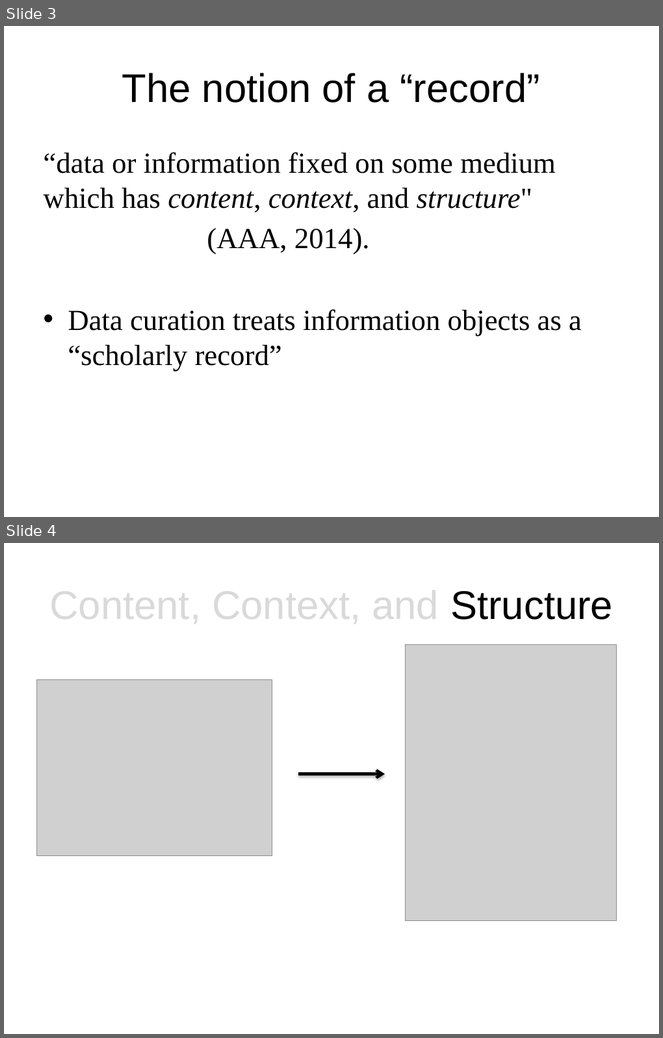
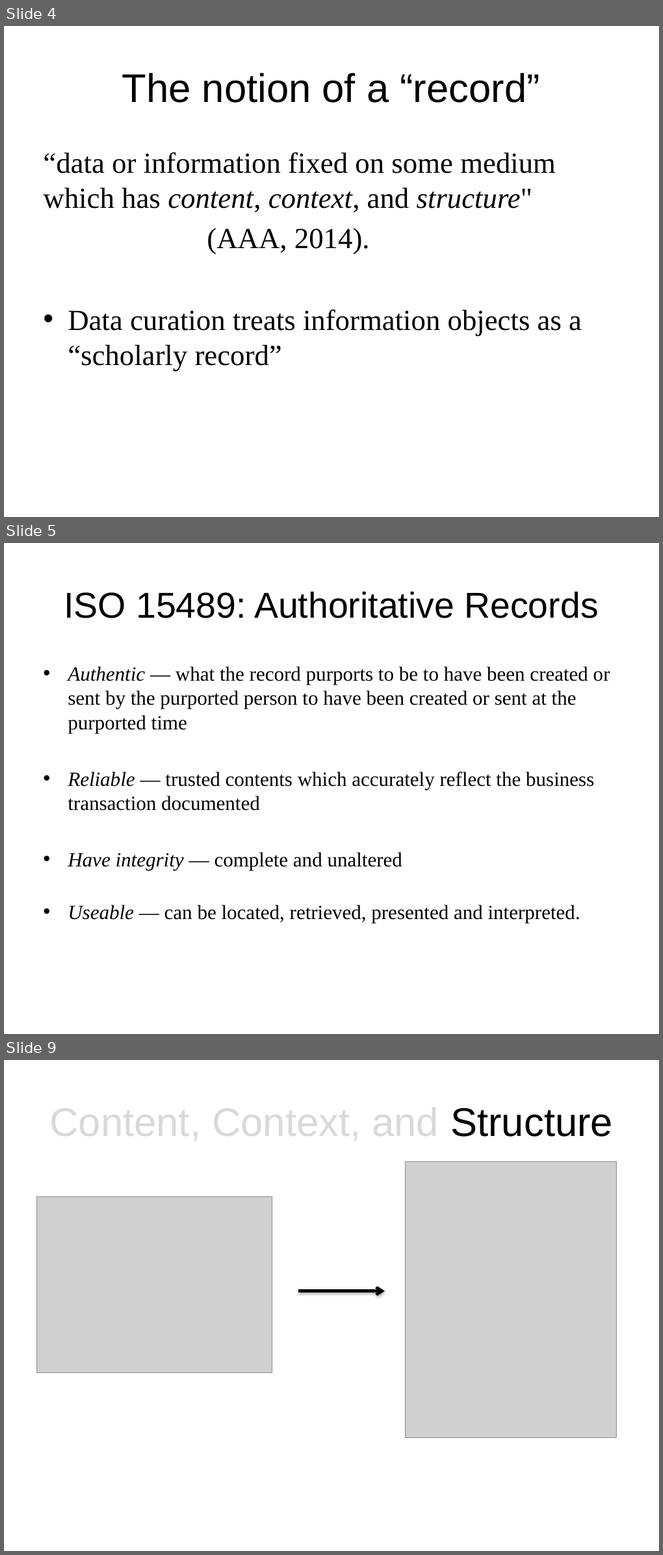
Before and after one commit to DataCurationWorkshop/HongKongCurationWorkshop, a slide deck: Day_1/Lectures/Slides/Day_1_Lecture_Arch.pptx. Shown one above the other, each under a label of ours: slides 3 and 4 before the commit, slides 4, 5 and 9 after it; the slides between them are not shown. The pictures are 663x1038 and 663x1555 pixels, drawn with LibreOffice and Linux fonts; fonts in the diff are those of the drawing; grey boxes stand for pictures; background and template pictures are left out. Boxes give left, top, right and bottom in pixels: in the first picture for what was removed or moved away, otherwise in the second. Text is boxed around its words. In the diff, an @@ line names an element or a change of style, - is before the commit and + after.

```diff
--- a/Day_1/Lectures/Slides/Day_1_Lecture_Arch.pptx
+++ b/Day_1/Lectures/Slides/Day_1_Lecture_Arch.pptx
@@ slide 5 added at (4, 543, 659, 1034), background #FFFFFF @@
@@ title added at (64, 591, 598, 618), 39.6 pt, text #000000 @@
+ISO 15489: Authoritative Records
@@ text added at (68, 667, 610, 923), 22.2 pt, text #000000 @@
+• Authentic — what the record purports to be to have been created or sent by the purported person to have been created or sent at the purported time
+• Reliable — trusted contents which accurately reflect the business transaction documented
+• Have integrity — complete and unaltered
+• Useable — can be located, retrieved, presented and interpreted.
@@ what was slide 3 is now slide 4 @@
@@ what was slide 4 is now slide 9 @@
```
Also in this commit, not shown: 2 slides changed, 3 other slides added, 5 other files.
